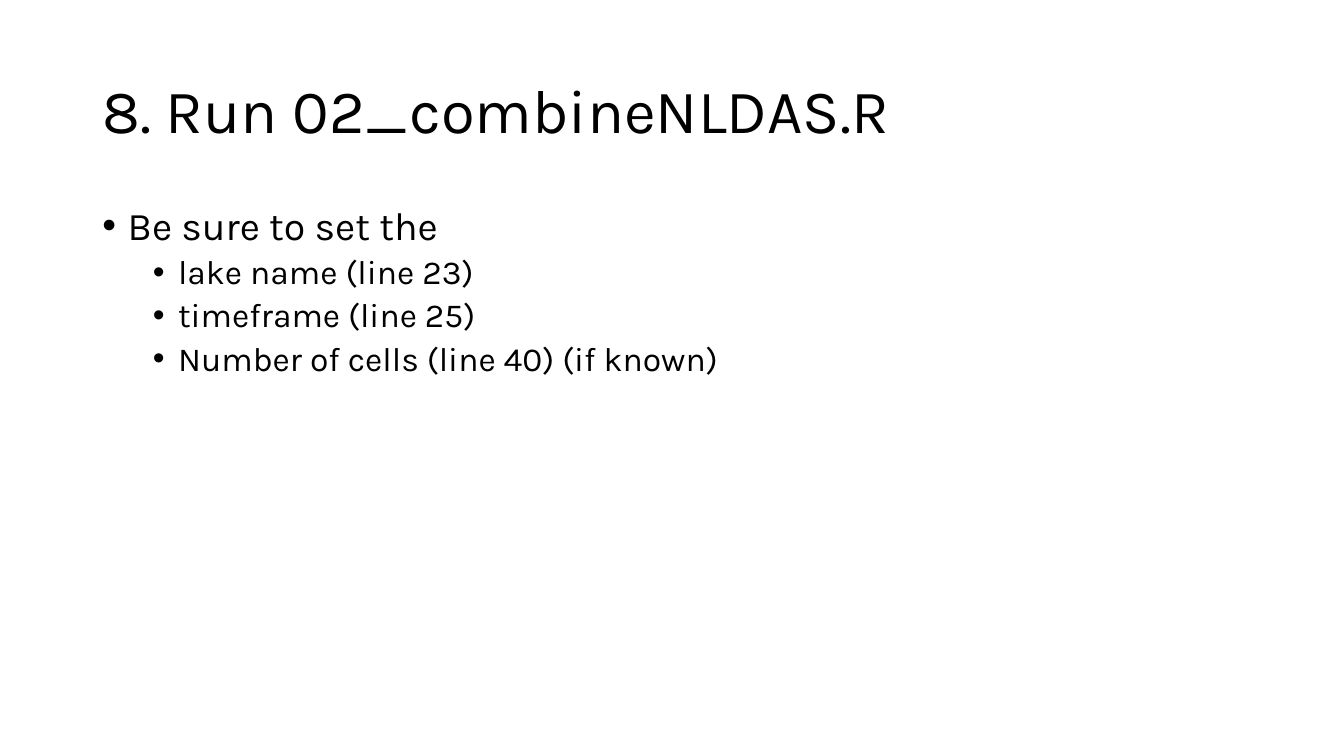
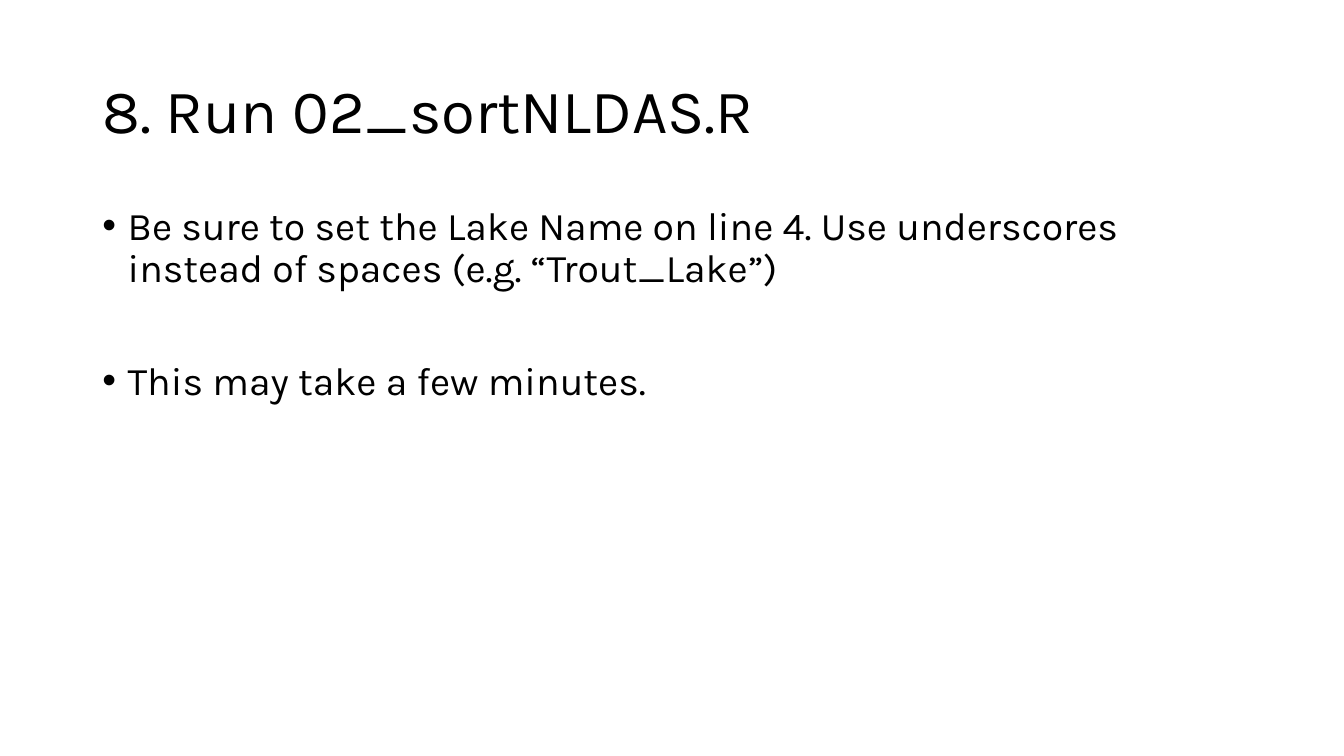
Before and after one commit to eco-kgml/NLDAS2_for_LakeGPT, a slide deck: slide 12 of How_to_NLDAS2 data.pptx. Drawn at 1344x756 pixels with LibreOffice and Linux fonts; fonts in the diff are those of the drawing. Boxes give left, top, right and bottom in pixels: in the first picture for what was removed or moved away, otherwise in the second. Text is boxed around its words. In the diff, an @@ line names an element or a change of style, - is before the commit and + after.

```diff
--- a/How_to_NLDAS2 data.pptx
+++ b/How_to_NLDAS2 data.pptx
@@ title at [102, 93, 754, 134]: text changed @@
-8. Run 02_combineNLDAS.R
+8. Run 02_sortNLDAS.R
@@ text at [128, 213, 1118, 405]: text changed; size 24 to 28 pt @@
-• Be sure to set the
-  • lake name (line 23)
-  • timeframe (line 25)
-  • Number of cells (line 40) (if known)
+• Be sure to set the Lake Name on line 4. Use underscores instead of spaces (e.g. “Trout_Lake”)
+• This may take a few minutes.
```
Also in this commit, not shown: 9 other slides changed, 2 slides added, 1 slide removed, 6 other files.
